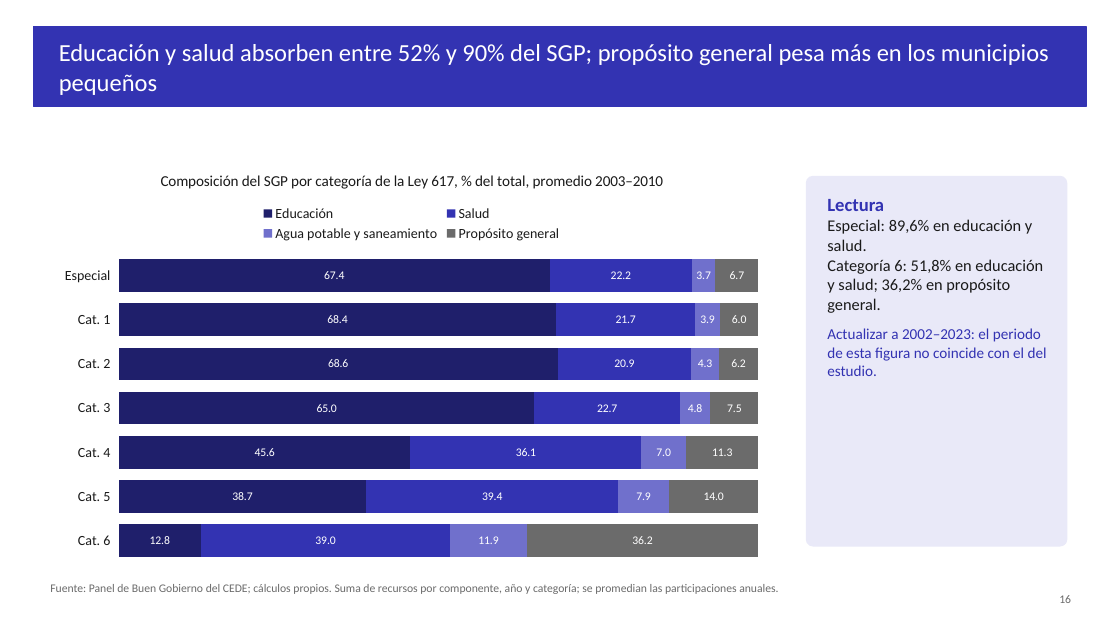
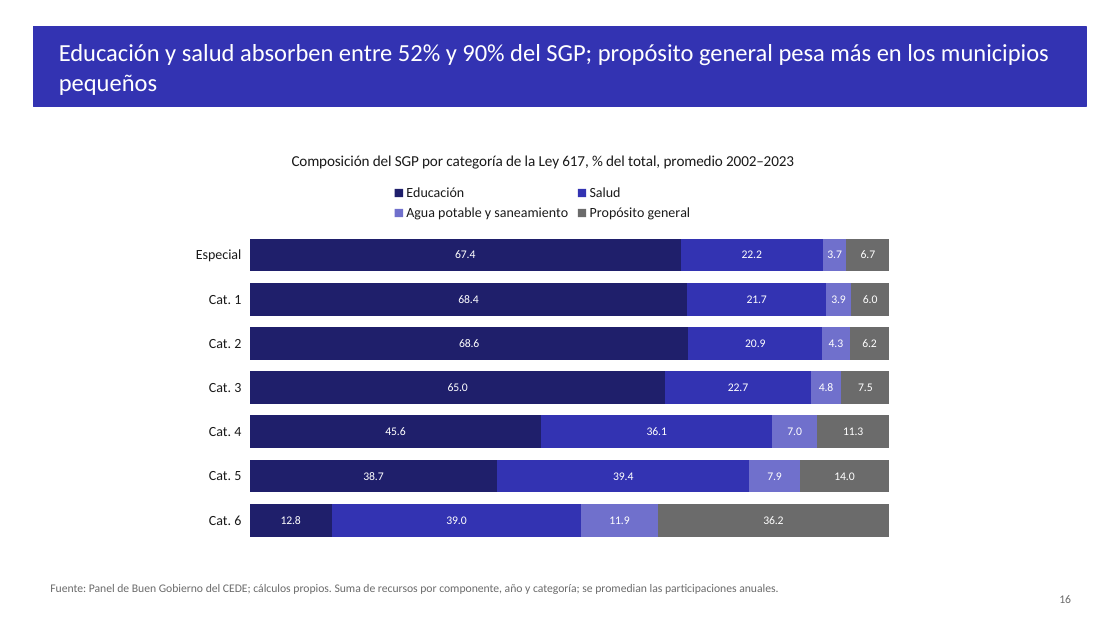
Before and after one commit to Laurarivera34/TESIS_MECA, a slide deck: slide 16 of docs/slides/profesores/Presentacion_LauraRivera_publico_general (1).pptx. Drawn at 1120x630 pixels with LibreOffice and Linux fonts; fonts in the diff are those of the drawing. Boxes give left, top, right and bottom in pixels: in the first picture for what was removed or moved away, otherwise in the second. Text is boxed around its words. In the diff, an @@ line names an element or a change of style, - is before the commit and + after.

```diff
--- a/docs/slides/profesores/Presentacion_LauraRivera_publico_general (1).pptx
+++ b/docs/slides/profesores/Presentacion_LauraRivera_publico_general (1).pptx
@@ bar stacked 100% chart at <box>181,135,904,551</box> @@
@@ title "Composición del SGP por categoría de la Ley 617, % del total, promedio 2003–2010" to "Composición del SGP por categoría de la Ley 617, % del total, promedio 2002–2023" @@
@@ bar stacked 100% chart: place and size @@
-bar stacked 100% chart at <box>50,155,773,571</box>
+bar stacked 100% chart at <box>181,135,904,551</box>
@@ rounded rectangle removed at <box>807,176,1067,546</box> @@
@@ text removed at <box>827,199,1047,376</box> @@
-Lectura
-Especial: 89,6% en educación y salud.
-Categoría 6: 51,8% en educación y salud; 36,2% en propósito general.
-Actualizar a 2002–2023: el periodo de esta figura no coincide con el del estudio.
```
Also in this commit, not shown: 13 other slides changed, 1 slide added, 5 slides removed, 4 other files.
